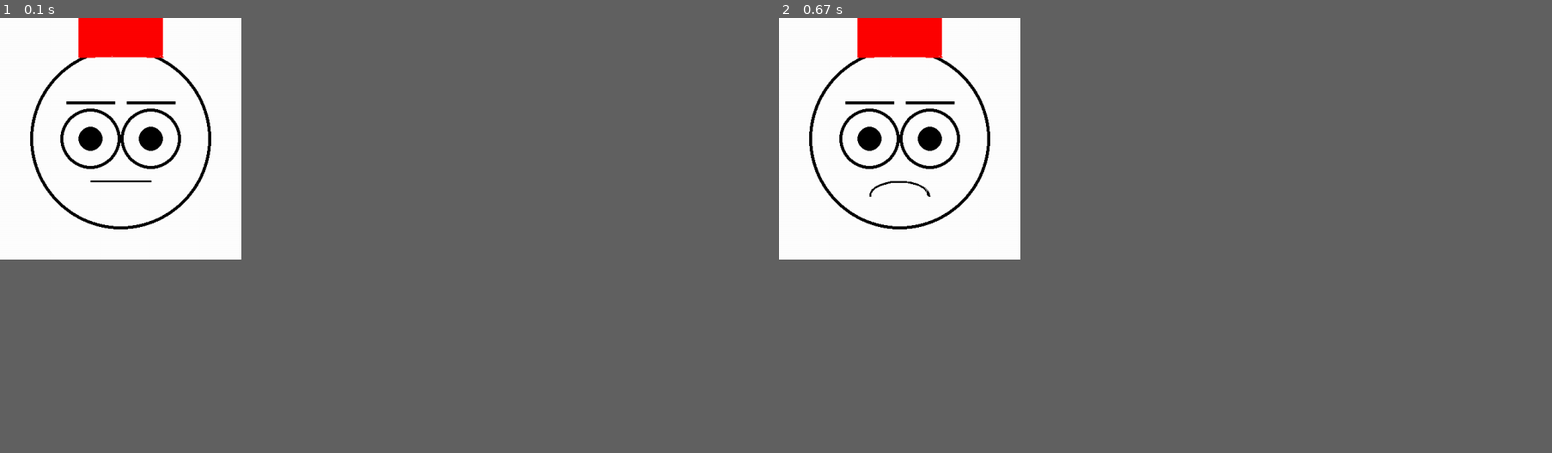
Above: before the commit, frames 1-2 (left to right).
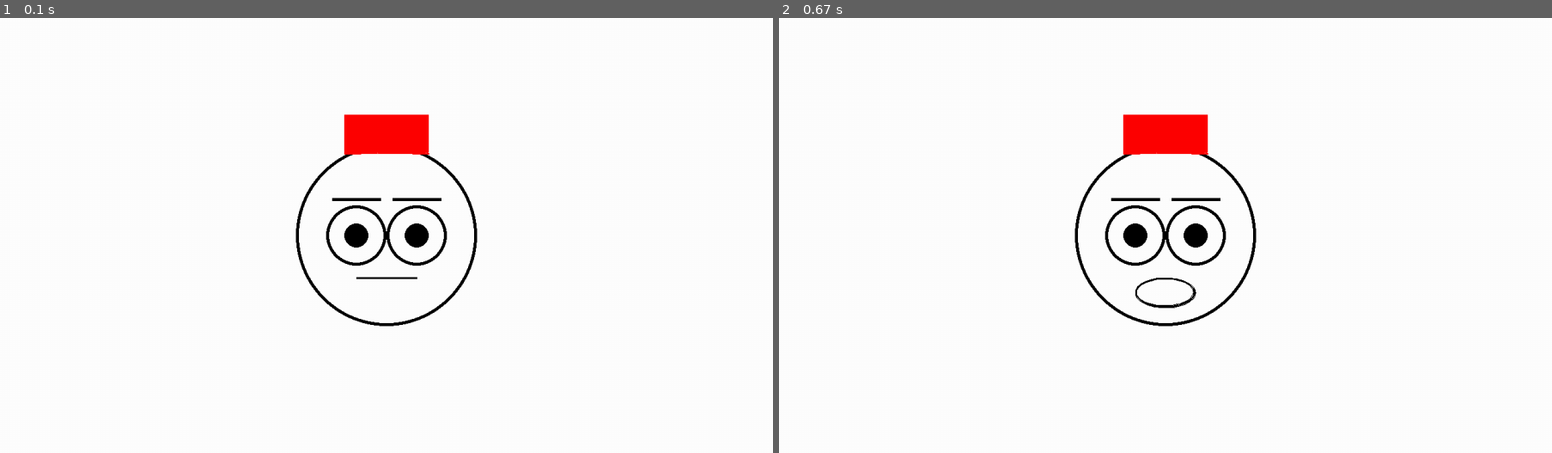
Above: after the commit, the same moments.

Repository: Onizuka09/VoiceAssitant
Game: pygame game, started from face_layout.py
Two runs of this game, one before a commit and one after it. Both use one fixed random seed, a clock stepped at 60 frames per second and the inputs below.
Inputs:
- Up to frame 1 (0.1 s): no input
- Up to frame 2 (0.67 s): tap T at 0.33 s
In our replay, the window is 281x281 before the commit and 900x506 after it. These sizes can differ from the game's own. Grey fills any space a smaller window leaves; there, only what the larger window draws over its background counts as a difference.

The runs differ from the first frame. In frame 1, 4.8% of the frame differs, in the area x 3-62%, y 0-71%; in frame 2, 4.9%.

Commit message:
fixed face layout so the screen dimention changes the face always stays at center

Diff:
--- a/face_layout.py
+++ b/face_layout.py
@@ -1,29 +1,45 @@
 import pygame
 import time
 import math
-
+import threading
 
 class Face:
-    def __init__(self, screen =(400,400)):
+    def __init__(self,  screen  , isfull= False):
         #pygame.init()
-        self.screen_lay = screen
-        self.screen  = pygame.display.set_mode( self.screen_lay)
+        #self.screen_lay = (800,800)
+
+        """
+        if    isfull :
+            self.screen = screen #pygame.display.set_mode( (0,0) , pygame.FULLSCREEN)
+            w,h = self.screen.get_size()
+            print( w,h)
+            self.screen_lay= (w, h )
+        else :
+        """
+        self.screen  =screen # pygame.display.set_mode( self.screen_lay)
         self.clock = pygame.time.Clock()
-
+        w , h = self.screen.get_size()
+        self.w = w  / 2
+        self.h  =h / 2
+        #self.w = self.screen_lay[0] /2
+        #self.h  =self.screen_lay[1] / 2
         # Define colors
         self.WHITE = (255, 255, 255)
         self.BLACK = (0, 0, 0)
 
         # Define eye parameters
-        self.left_eye_center = (150, 200)
-        self.right_eye_center = (250, 200)
-        self.face_center = (200, 200)
-        self.eye_radius = 50
-        self.pupil_radius = 20
-        self.face_radius = 150
+        #self.left_eye_center = (150, 200)
+        self.left_eye_center = (self.w - 50 , self.h ) # 150 , 200
+        # self.right_eye_center = (250, 200)
+        self.right_eye_center =( self.w + 50 , self.h ) # 250, 200
+        self.face_center = (self.w , self.h) # 200,  200
+        self.eye_radius = 50 # self.w / 4 #50
+        self.pupil_radius = 20 # self.eye_radius - 30 # 20
+        self.face_radius = 150 # self.w - 50 # 150
 
         # Define mouth parameters
-        self.mouth_rect = pygame.Rect(150, 270, 100, 50)
+        #self.mouth_rect = pygame.Rect(150, 270, 100, 50)
+        self.mouth_rect = pygame.Rect(self.w -50 , self.h + 70 , 100, 50)
         self.mouth_width = 3
         self.mth= True
 
@@ -58,26 +74,65 @@
         """
 
     def draw_eyebrows(self,expression="neutral"):
+
+
+        l_ebw_s = (0, 0)
+        l_ebw_e = (0,0)
+        r_ebw_s = (0,0)
+        r_ebw_e = (0,0)
         if expression == "smiling":
+            """
             left_eyebrow_start = (110, 140)
             left_eyebrow_end = (190, 130)
             right_eyebrow_start = (210, 130)
             right_eyebrow_end = (290, 140)
+            """
+            l_ebw_s = (-90, -60)
+            l_ebw_e = (-10, -70)
+            r_ebw_s = (10,-70)
+            r_ebw_e = (90, -60)
+
+
         elif expression == "mad":
+            """
             left_eyebrow_start = (110, 130)
             left_eyebrow_end = (190, 140)
             right_eyebrow_start = (210, 140)
             right_eyebrow_end = (290, 130)
+            """
+            l_ebw_s = (-90, -70)
+            l_ebw_e = (-10, -60)
+            r_ebw_s = (10,-60)
+            r_ebw_e = (90, -70)
         elif expression == "excited":
+            """
             left_eyebrow_start = (110, 120)
             left_eyebrow_end = (190, 110)
             right_eyebrow_start = (210, 110)
             right_eyebrow_end = (290, 120)
+            """
+            l_ebw_s = (-90, -80)
+            l_ebw_e = (-10, -90)
+            r_ebw_s = (10,-90)
+            r_ebw_e = (90, -80)
         else:  # neutral
+            """
             left_eyebrow_start = (110, 140)
             left_eyebrow_end = (190, 140)
             right_eyebrow_start = (210, 140)
             right_eyebrow_end = (290, 140)
+            """
+            l_ebw_s = (-90, -60)
+            l_ebw_e = (-10, -60)
+            r_ebw_s = (10,-60)
+            r_ebw_e = (90, -60)
+
+
+
+        left_eyebrow_end= (self.w + l_ebw_e[0] ,  self.h + l_ebw_e[1] )
+        left_eyebrow_start= (self.w + l_ebw_s[0],  self.h + l_ebw_s[1] )
+        right_eyebrow_end= (self.w + r_ebw_e[0],  self.h + r_ebw_e[1] )
+        right_eyebrow_start= (self.w + r_ebw_s[0],  self.h + r_ebw_s[1] )
 
         pygame.draw.line(self.screen, self.BLACK, left_eyebrow_start, left_eyebrow_end, 5)
         pygame.draw.line(self.screen, self.BLACK, right_eyebrow_start, right_eyebrow_end, 5)
@@ -102,7 +157,7 @@
         else:
         # Draw left eye closed
             pygame.draw.line(self.screen, self.BLACK, (self.left_eye_center[0] - self.eye_radius, self.left_eye_center[1]), (self.left_eye_center[0] + self.eye_radius, self.left_eye_center[1]),5 )
-        # Draw right eye closed
+        # Draw right eye closedgg
             pygame.draw.line(self.screen, self.BLACK, (self.right_eye_center[0] - self.eye_radius, self.right_eye_center[1]), (self.right_eye_center[0] + self.eye_radius, self.right_eye_center[1]), 5)
 
 
@@ -140,10 +195,13 @@
         pygame.draw.circle(self.screen, self.WHITE, self.face_center, self.face_radius - 5)
     # draw hat
         self.draw_hat()
+        # inner screen handling
+        #self.screen.blit(self.inner_screen, (500, 0))
 
         self.draw_eyes(eyes_open, look_direction)
 
         self.draw_eyebrows(expression)
+        #self.update_innerscreen()
         if act == "talk":
         #talk()
             self.draw_smiling_mouth(mouth_open)
@@ -154,11 +212,13 @@
             self.draw_excited_mouth(mouth_open)
         else:  # neutral
             self.draw_neutral_mouth(mouth_open)
-        pygame.display.flip()
+        #Note .....
+        # pygame.display.flip()
     def talk2(self):
         self.draw_face(act="talk",expression="talk", eyes_open=True, look_direction="center",mouth_open=self.mth)
         self.mth = not self.mth
         time.sleep(0.3)
+
     def test(self) :
         run = True
         while run :
@@ -167,9 +227,26 @@
                     run= False
             self.draw_face(act="neutral",expression="talk", eyes_open=True, look_direction="center",mouth_open=True)
         pygame.quit()
+
+    def update_innerscreen(self):
+        while True :
+            pygame.draw.circle(self.inner_screen, (255, 0, 0), (self.inner_width // 2, self.inner_height // 2), 50)  # Red circle
+
+    # Blit the inner screen onto the main screen at position (200, 150)
+            time.sleep(1)
+            #pygame.display.flip()
+
+    def draw_innerscreen(self):
+        self.inner_width, self.inner_height = 300, 300
+        self.inner_screen = pygame.Surface((self.inner_width, self.inner_height))
+        self.inner_screen.fill((0, 128, 255))
+
     def test2(self):
         run = True
         is_talking = False
+        self.draw_innerscreen()
+        inner_screenThread = threading.Thread(target = self.update_innerscreen, daemon = True )
+        inner_screenThread.start()
         while run:
             for event in pygame.event.get():
                 if event.type == pygame.QUIT:
@@ -179,15 +256,20 @@
                     if event.key == pygame.K_t:
                         is_talking = not is_talking  # Toggle talking on/off with 't' key
 
+
             if is_talking:
                 self.talk2()
                #self.clock.tick(0.3)
             else :
                 self.draw_face(act="neutral",expression="talk", eyes_open=True, look_direction="center",mouth_open=True)
+            pygame.display.flip()
 
 
 
 
 if __name__ == '__main__':
-    f= Face((400,400))
+    pygame.init()
+    screen = pygame.display.set_mode( (0,0) , pygame.FULLSCREEN)
+    #screen = pygame.display.set_mode((400,400))
+    f= Face(screen )
     f.test2()
